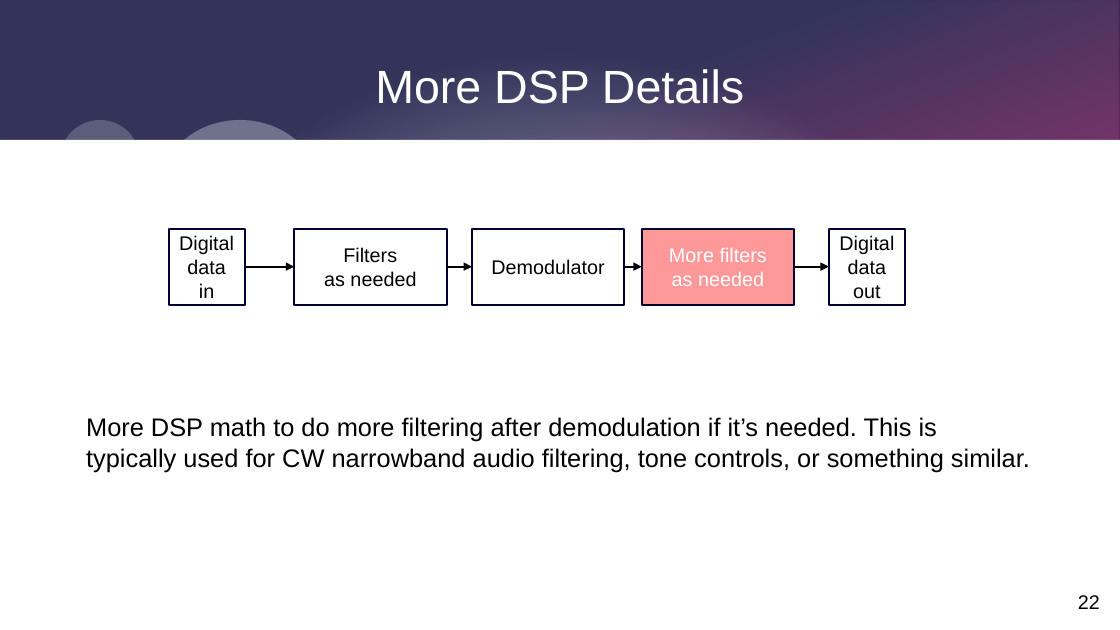
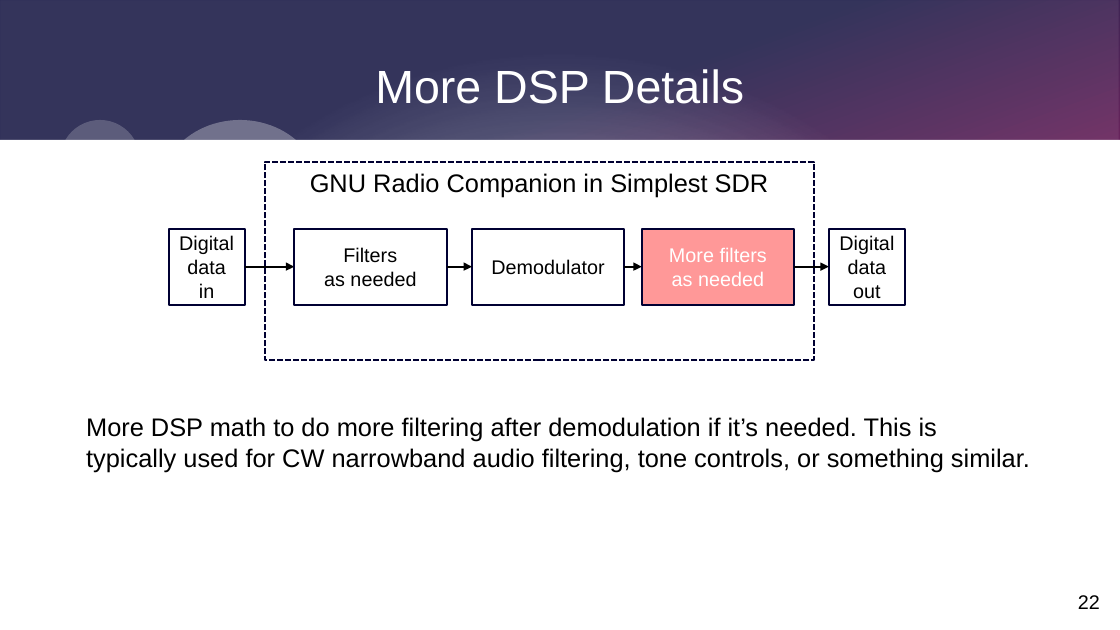
Before and after one commit to alanmimms/SimplestSDR, a slide deck: slide 22 of prezo.odp. Drawn at 1120x630 pixels with LibreOffice and Linux fonts; fonts in the diff are those of the drawing. Boxes give left, top, right and bottom in pixels: in the first picture for what was removed or moved away, otherwise in the second. Text is boxed around its words. In the diff, an @@ line names an element or a change of style, - is before the commit and + after.

Commit message:
Radio Club presentation about SDR

```diff
--- a/prezo.odp
+++ b/prezo.odp
@@ rectangle added at [264,162,814,360], outline #000032 1.42 pt dashed, 18 pt, text #000000 @@
+GNU Radio Companion in Simplest SDR
```
Also in this commit, not shown: 19 other slides changed, 2 slides added.
